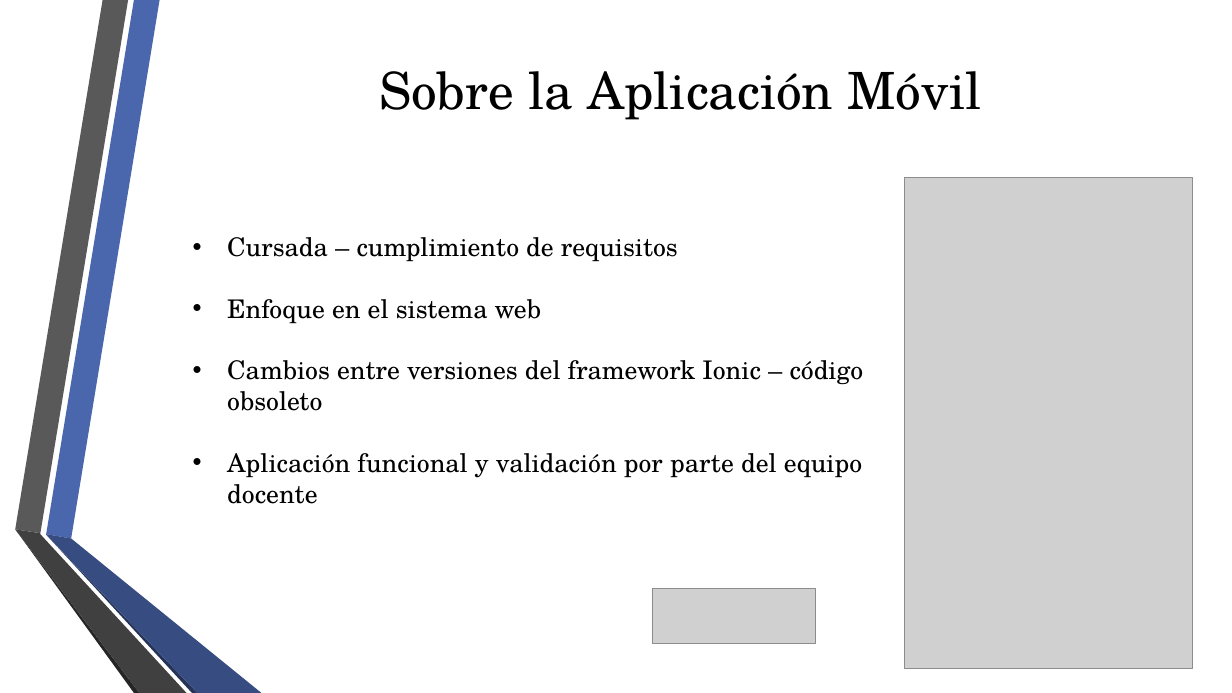
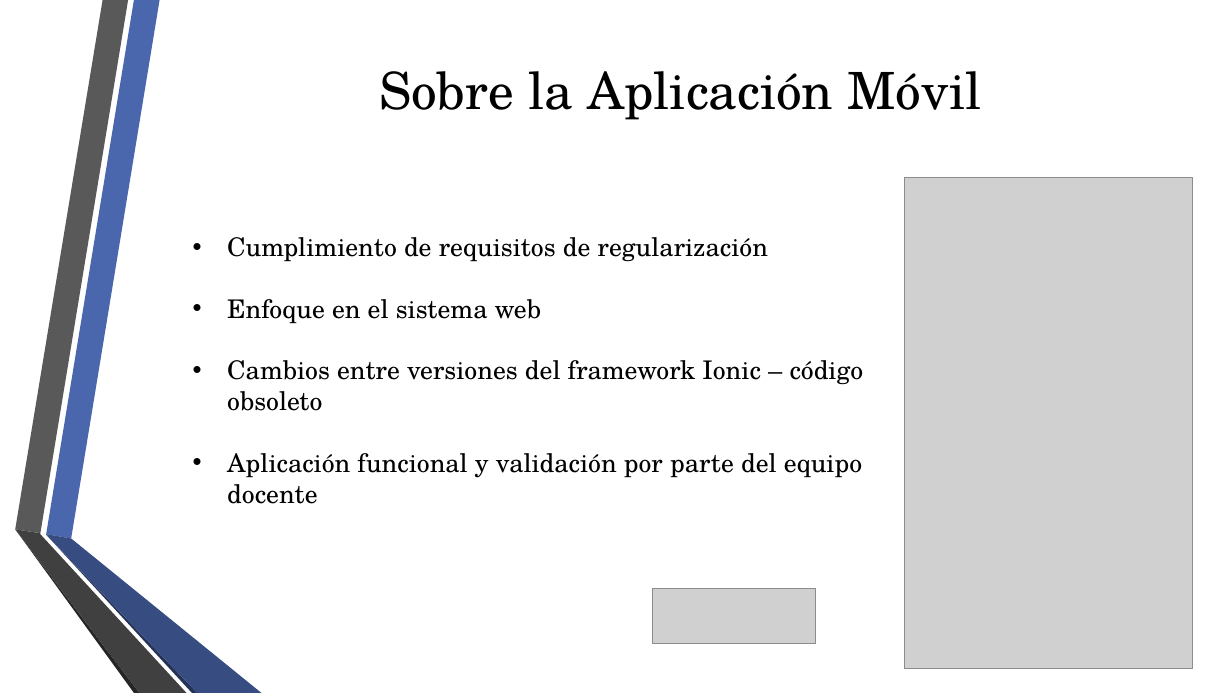
Before and after one commit to fge23/Sistema-VASPA, a slide deck: slide 9 of Presentaciones/Presentación VASPA - Diciembre 2020 - Examen Final/Presentación VASPA - Diciembre 2020 - Examen Final.pptx. Drawn at 1232x693 pixels with LibreOffice and Linux fonts; fonts in the diff are those of the drawing; grey boxes stand for pictures; background and template pictures are left out. Boxes give left, top, right and bottom in pixels: in the first picture for what was removed or moved away, otherwise in the second. Text is boxed around its words. In the diff, an @@ line names an element or a change of style, - is before the commit and + after.

```diff
--- a/Presentaciones/Presentación VASPA - Diciembre 2020 - Examen Final/Presentación VASPA - Diciembre 2020 - Examen Final.pptx
+++ b/Presentaciones/Presentación VASPA - Diciembre 2020 - Examen Final/Presentación VASPA - Diciembre 2020 - Examen Final.pptx
@@ text at (x1=227, y1=237, x2=768, y2=262): text changed @@
-• Cursada – cumplimiento de requisitos
+• Cumplimiento de requisitos de regularización
```
Also in this commit, not shown: 1 other slide changed.
